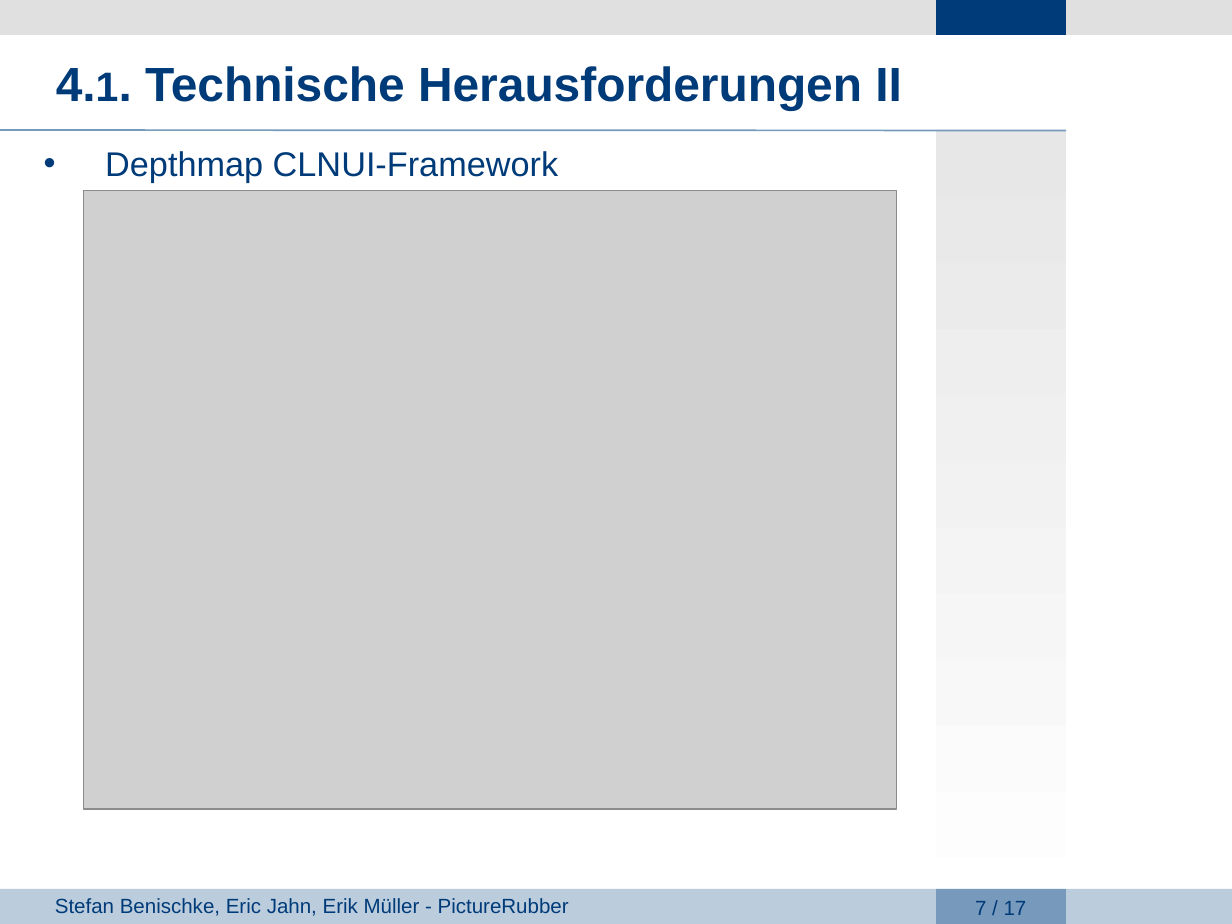
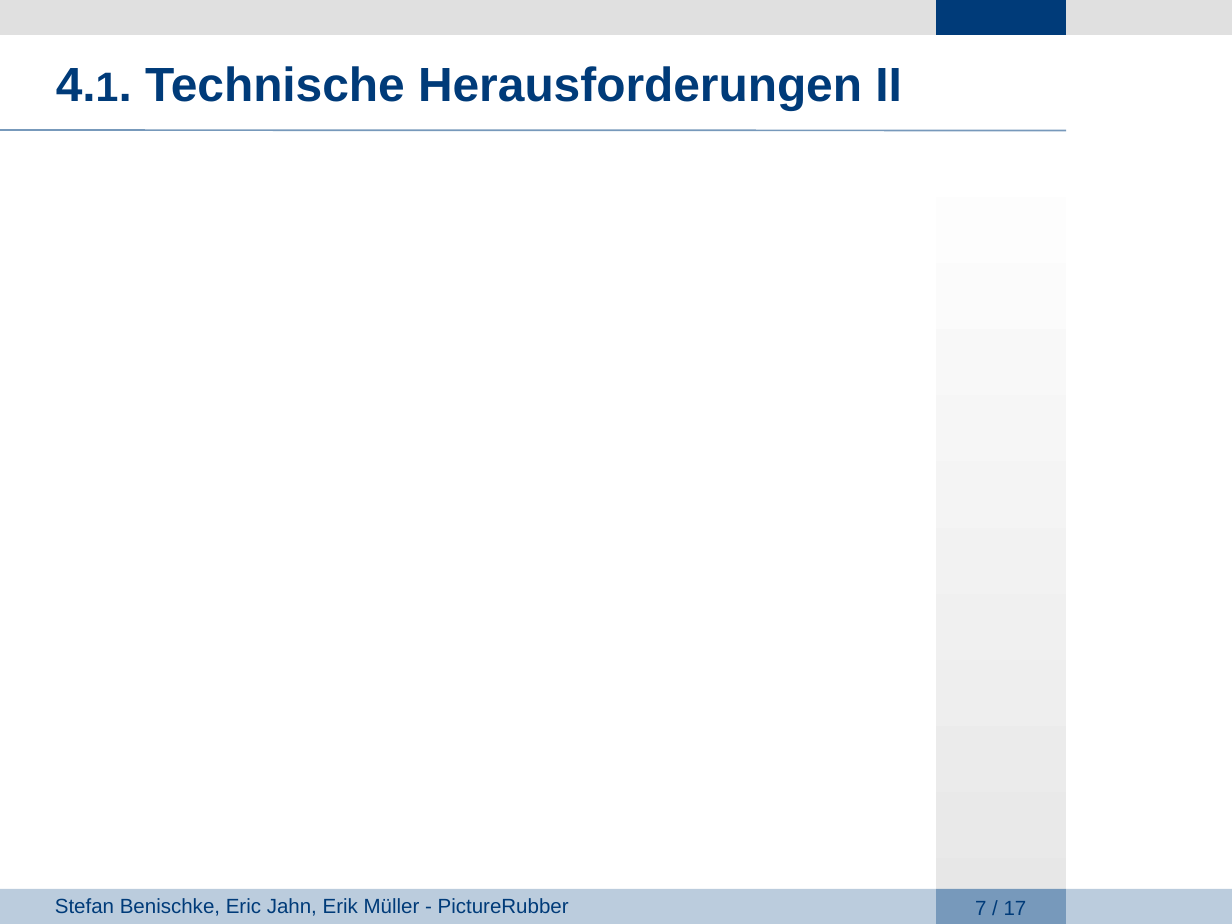
Before and after one commit to giuliarouge/picturerubber, a slide deck: slide 7 of Präsentation.ppt. Drawn at 1232x924 pixels with LibreOffice and Linux fonts; fonts in the diff are those of the drawing; grey boxes stand for pictures; background and template pictures are left out. Boxes give left, top, right and bottom in pixels: in the first picture for what was removed or moved away, otherwise in the second. Text is boxed around its words. In the diff, an @@ line names an element or a change of style, - is before the commit and + after.

```diff
--- a/Präsentation.ppt
+++ b/Präsentation.ppt
@@ rectangle at [936,131,1066,924]: fill gradient #E7E7E7 to #FFFFFF to gradient #FFFFFF to #E7E7E7 @@
@@ text removed at [105,151,558,182] @@
-• Depthmap CLNUI-Framework
@@ picture removed at [84,191,897,809] @@
```
Also in this commit, not shown: 16 other slides changed.
